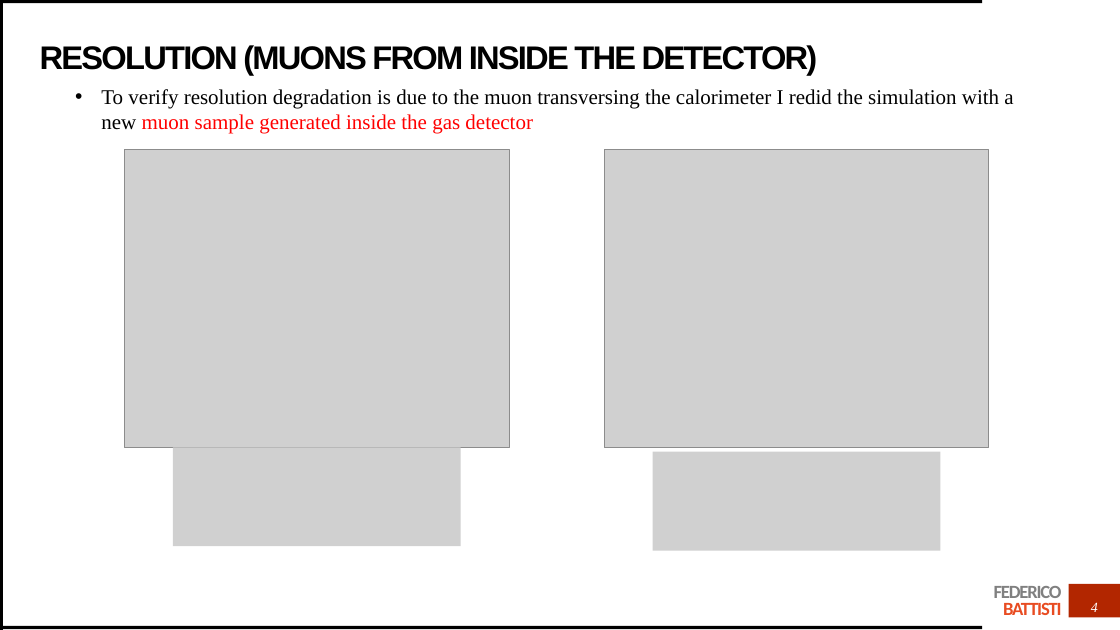
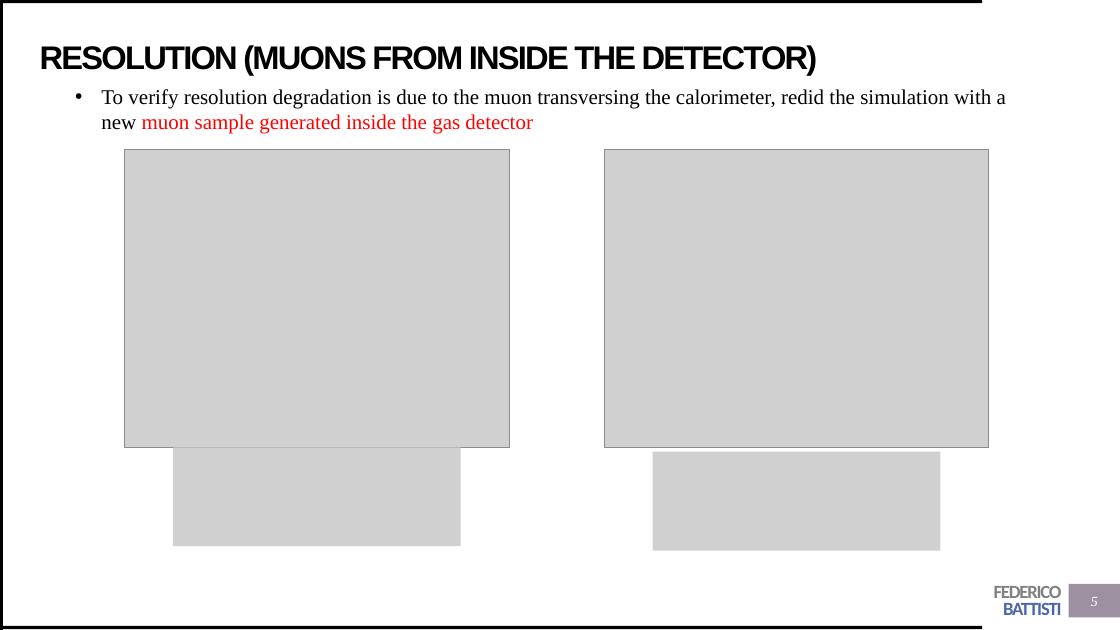
Before and after one commit to Trenchcoat95/OxfordCode, a slide deck: slide 5 of DUNE first presentation.pptx (slide 4 before the commit). Drawn at 1120x630 pixels with LibreOffice and Linux fonts; fonts in the diff are those of the drawing; grey boxes stand for pictures. Boxes give left, top, right and bottom in pixels: in the first picture for what was removed or moved away, otherwise in the second. Text is boxed around its words. In the diff, an @@ line names an element or a change of style, - is before the commit and + after.

```diff
--- a/DUNE first presentation.pptx
+++ b/DUNE first presentation.pptx
@@ text at (101, 89, 1006, 134): text changed @@
-• To verify resolution degradation is due to the muon transversing the calorimeter I redid the simulation with a new muon sample generated inside the gas detector
+• To verify resolution degradation is due to the muon transversing the calorimeter, redid the simulation with a new muon sample generated inside the gas detector
@@ text "FEDERICO BATTISTI" at (994, 586, 1062, 615): text colour #E84C22 to #4A66AC in "BATTISTI" @@
@@ rectangle at (1069, 584, 1120, 618): fill #B22600 to #9D90A0 @@
@@ page number added at (1091, 597, 1098, 606), 12 pt, text #FFFFFF, italic @@
+5
@@ page number removed at (1091, 602, 1098, 612) @@
-4
```
Also in this commit, not shown: 16 other slides changed, 4 slides added, 8 other files.
